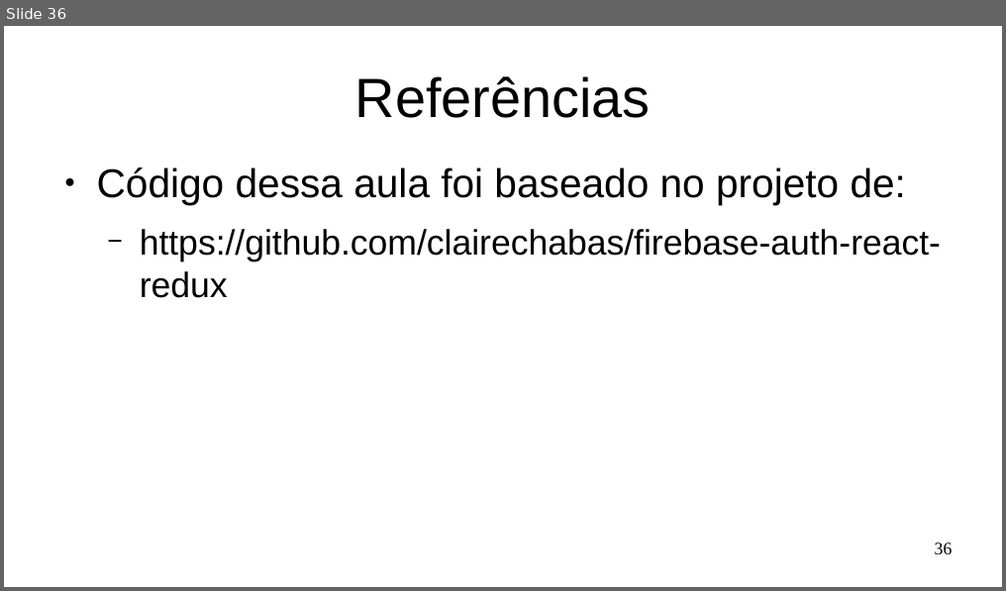
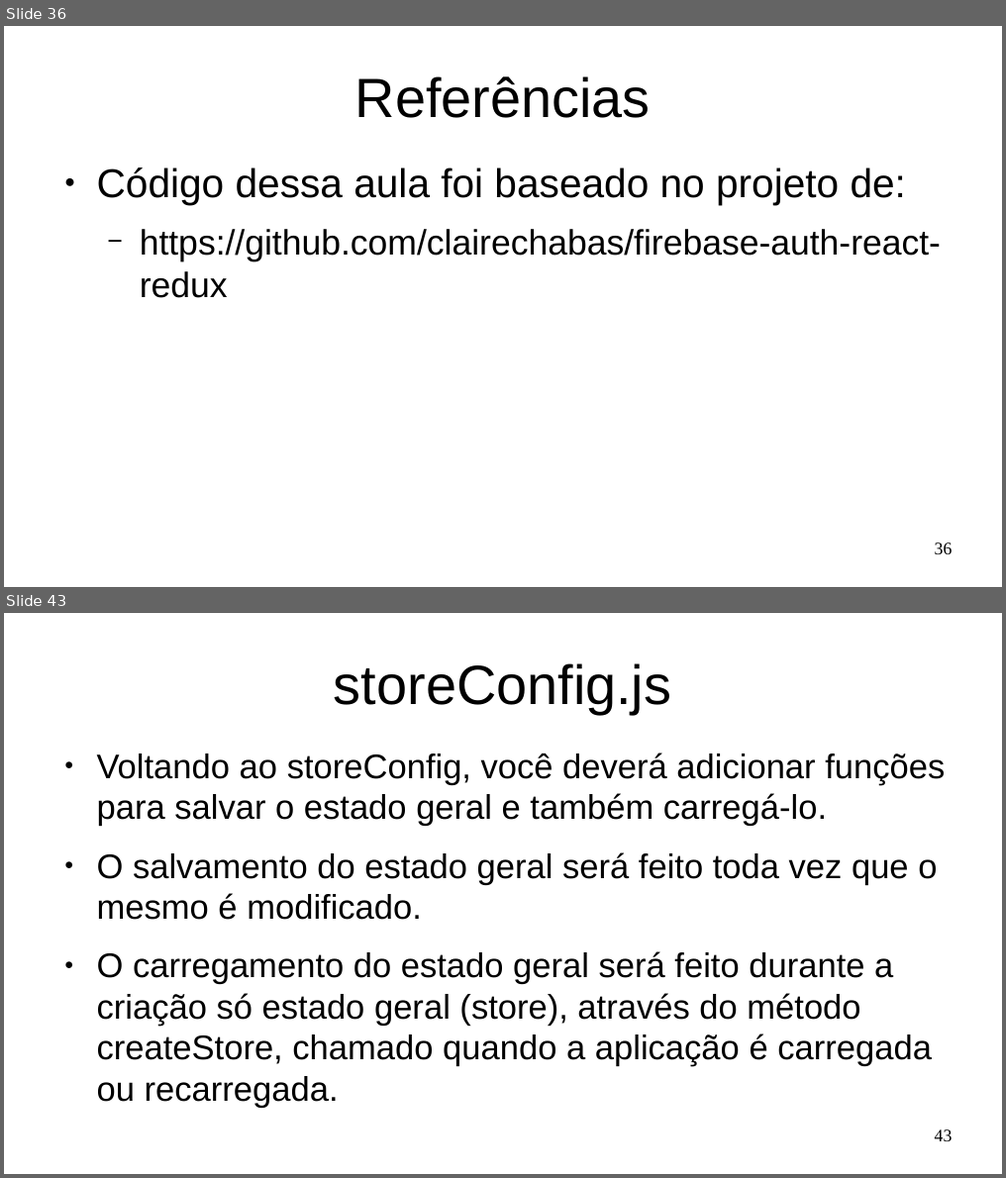
Before and after one commit to Marques-Dev/WEB_2020-1, a slide deck: SLIDES/aula09-redux-firebase-auth.odp. Shown one above the other, each under a label of ours: slide 36 before the commit, slides 36 and 43 after it; the slides between them are not shown. The pictures are 1006x591 and 1006x1178 pixels, drawn with LibreOffice and Linux fonts; fonts in the diff are those of the drawing. Boxes give left, top, right and bottom in pixels: in the first picture for what was removed or moved away, otherwise in the second. Text is boxed around its words. In the diff, an @@ line names an element or a change of style, - is before the commit and + after.

```diff
--- a/SLIDES/aula09-redux-firebase-auth.odp
+++ b/SLIDES/aula09-redux-firebase-auth.odp
@@ slide 43 added at bbox=[4, 613, 1002, 1174], background #FFFFFF @@
@@ title added at bbox=[334, 663, 671, 714], 44 pt, text #000000 @@
+storeConfig.js
@@ text added at bbox=[97, 753, 944, 1067], 27.2 pt, text #000000 @@
+● Voltando ao storeConfig, você deverá adicionar funções para salvar o estado geral e também carregá-lo.
+● O salvamento do estado geral será feito toda vez que o mesmo é modificado.
+● O carregamento do estado geral será feito durante a criação só estado geral (store), através do método createStore, chamado quando a aplicação é carregada ou recarregada.
@@ page number added at bbox=[935, 1130, 952, 1142], 14 pt, text #000000 @@
+43
```
Also in this commit, not shown: 13 other slides added, 1 other file.
